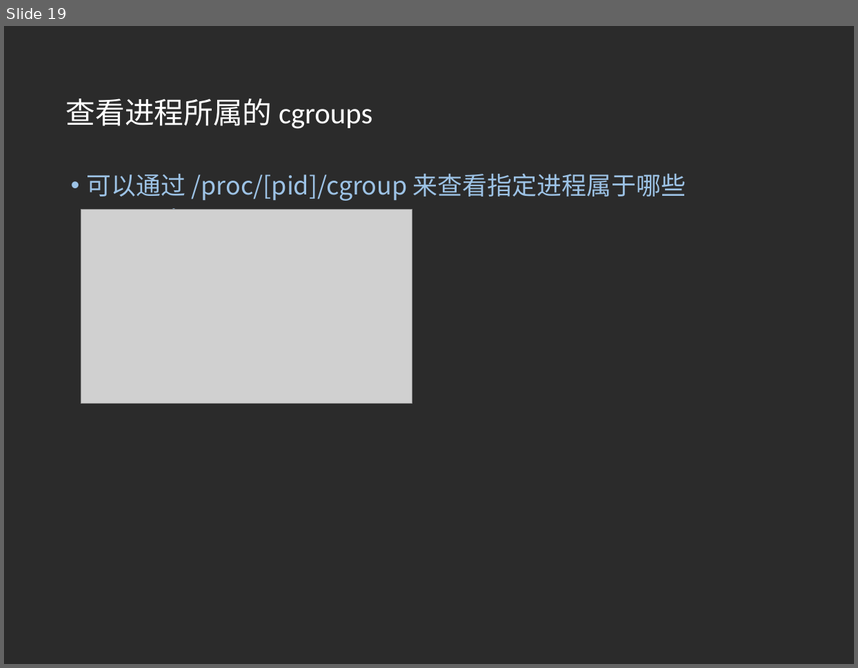
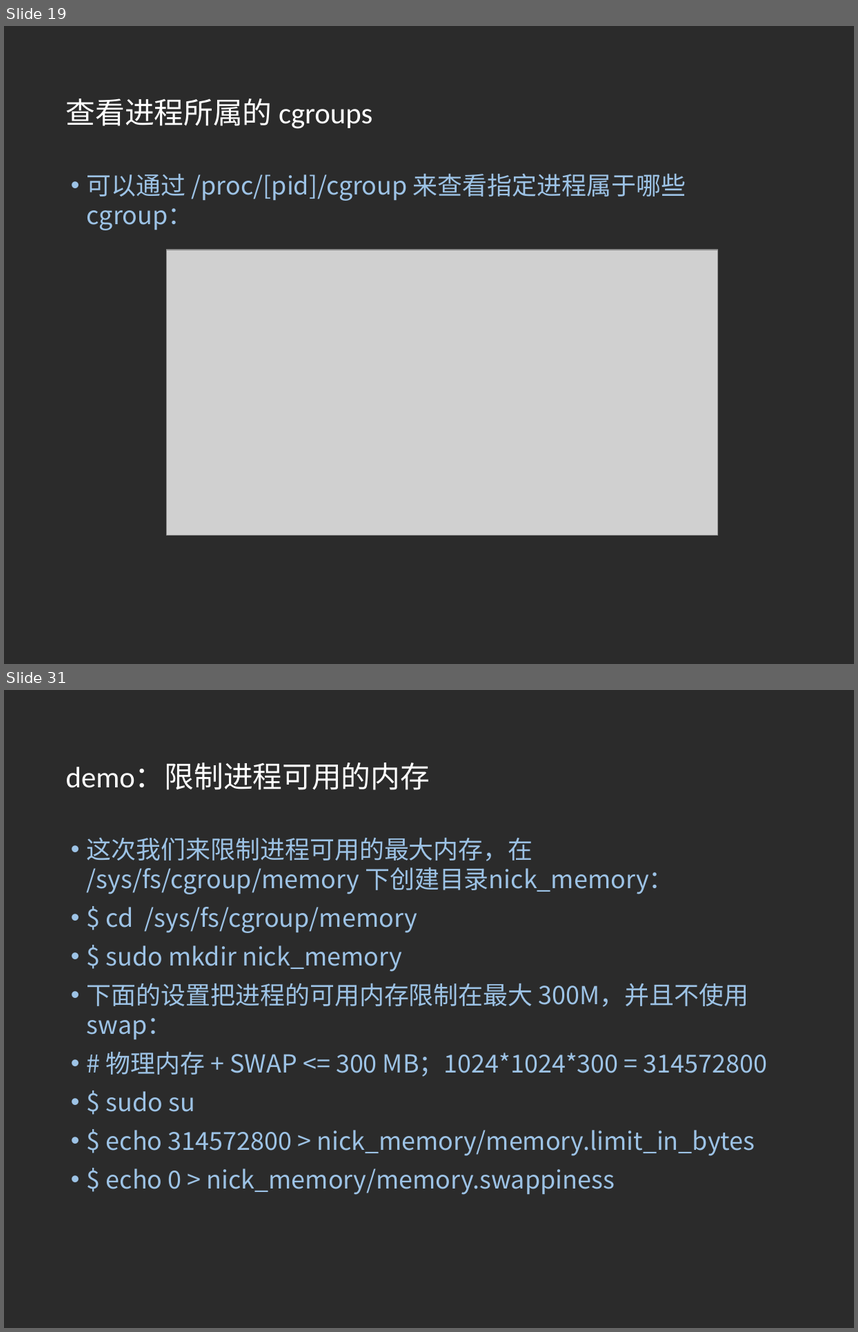
Before and after one commit to 15905100791/learning-records, a slide deck: Cgroups/CGroups简介.ppt. Shown one above the other, each under a label of ours: slide 19 before the commit, slides 19 and 31 after it; the slides between them are not shown. The pictures are 858x668 and 858x1332 pixels, drawn with LibreOffice and Linux fonts; fonts in the diff are those of the drawing; grey boxes stand for pictures; background and template pictures are left out; a plain dark background stands for a picture behind light text. Boxes give left, top, right and bottom in pixels: in the first picture for what was removed or moved away, otherwise in the second. Text is boxed around its words. In the diff, an @@ line names an element or a change of style, - is before the commit and + after.

```diff
--- a/Cgroups/CGroups简介.ppt
+++ b/Cgroups/CGroups简介.ppt
@@ slide 31 added at box(4, 690, 854, 1328), background picture (left out) @@
@@ title added at box(66, 763, 430, 790), 25 pt, text #FFFFFF @@
+demo：限制进程可用的内存
@@ text added at box(87, 838, 768, 1194), 21 pt, text #9DC3E6 @@
+• 这次我们来限制进程可用的最大内存，在 /sys/fs/cgroup/memory 下创建目录nick_memory：
+• $ cd /sys/fs/cgroup/memory
+• $ sudo mkdir nick_memory
+• 下面的设置把进程的可用内存限制在最大 300M，并且不使用 swap：
+• # 物理内存 + SWAP <= 300 MB；1024*1024*300 = 314572800
+• $ sudo su
+• $ echo 314572800 > nick_memory/memory.limit_in_bytes
+• $ echo 0 > nick_memory/memory.swappiness
@@ slide 19 changed as well @@
@@ picture: place and size @@
-picture at box(81, 209, 413, 403)
+picture at box(166, 250, 718, 535)
```
Also in this commit, not shown: 16 other slides added, 3 slides removed, 3 other files.
